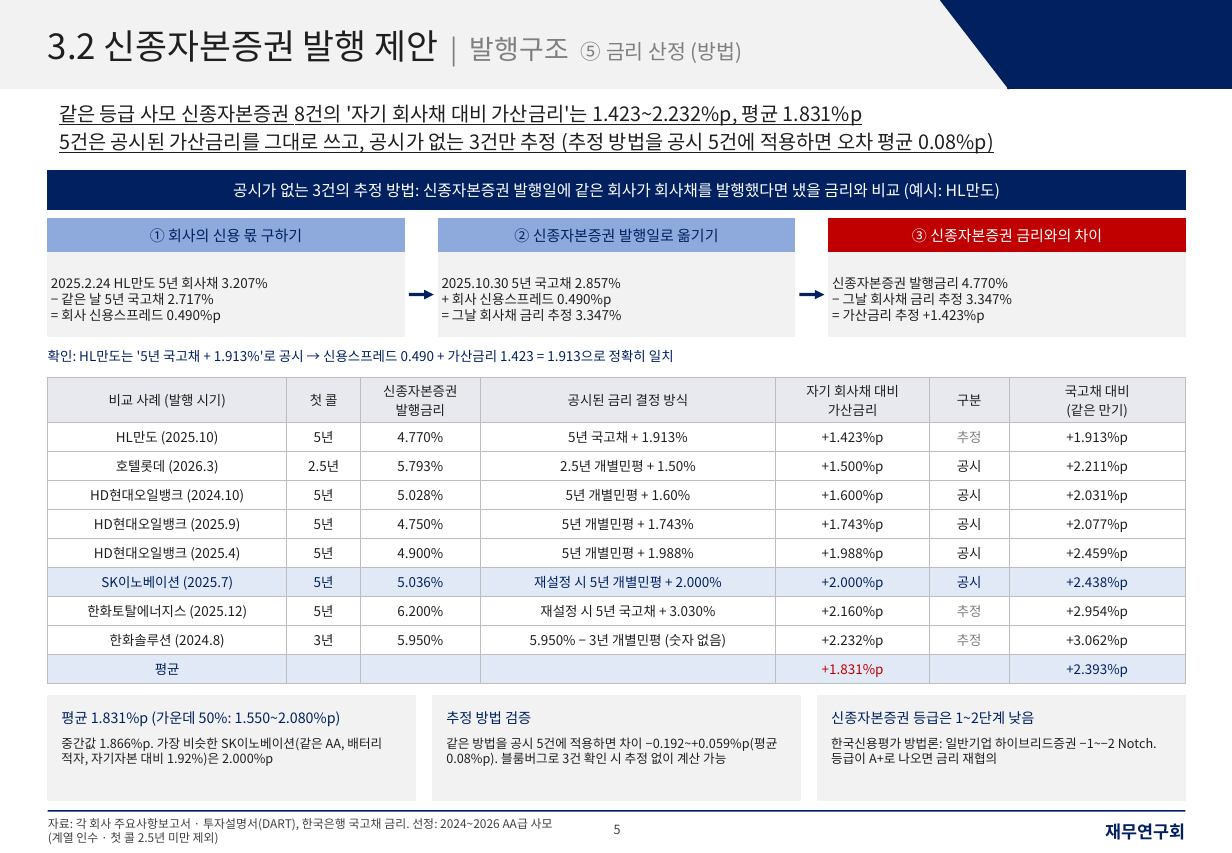
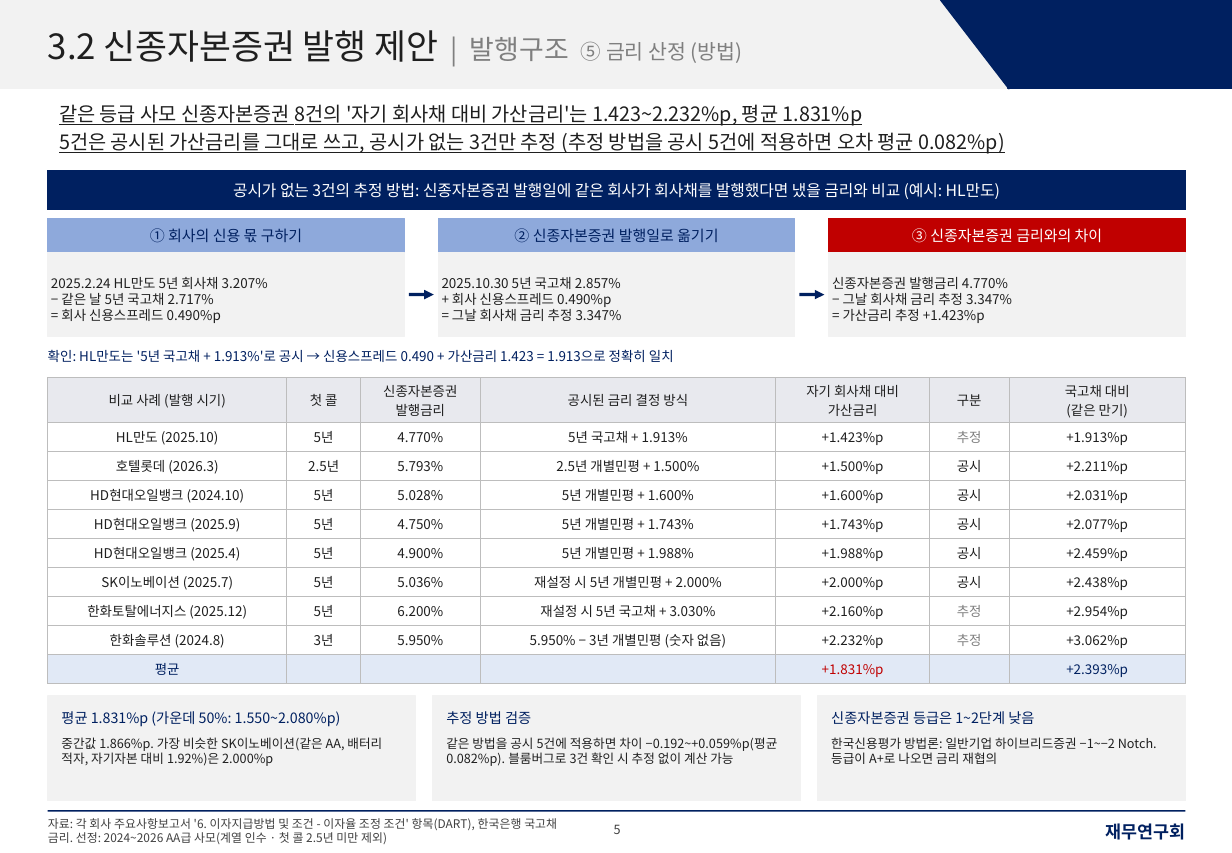
Before and after one commit to shy065542-rgb/SSHHYY, a slide deck: slide 5 of LGES_신종_발행구조_재무연구회양식.pptx. Drawn at 1232x853 pixels with LibreOffice and Linux fonts; fonts in the diff are those of the drawing. Boxes give left, top, right and bottom in pixels: in the first picture for what was removed or moved away, otherwise in the second. Text is boxed around its words. In the diff, an @@ line names an element or a change of style, - is before the commit and + after.

```diff
--- a/LGES_신종_발행구조_재무연구회양식.pptx
+++ b/LGES_신종_발행구조_재무연구회양식.pptx
@@ text at (x1=59, y1=132, x2=1004, y2=154): text changed @@
-5건은 공시된 가산금리를 그대로 쓰고, 공시가 없는 3건만 추정 (추정 방법을 공시 5건에 적용하면 오차 평균 0.08%p)
+5건은 공시된 가산금리를 그대로 쓰고, 공시가 없는 3건만 추정 (추정 방법을 공시 5건에 적용하면 오차 평균 0.082%p)
@@ table at (x1=48, y1=378, x2=1185, y2=681) @@
-row 3, column 4: 2.5년 개별민평 + 1.50%
+row 3, column 4: 2.5년 개별민평 + 1.500%
-row 4, column 4: 5년 개별민평 + 1.60%
+row 4, column 4: 5년 개별민평 + 1.600%
@@ fill #E1E9F6 to none in row 7 @@
@@ text colour #002060 to #1F1F1F in "SK이노베이션 (2025.7)", "5년", "5.036%", "재설정 시 5년 개별민평 + 2.000%" and 3 more places @@
@@ text at (x1=446, y1=737, x2=778, y2=766): text changed @@
-같은 방법을 공시 5건에 적용하면 차이 −0.192~+0.059%p(평균 0.08%p). 블룸버그로 3건 확인 시 추정 없이 계산 가능
+같은 방법을 공시 5건에 적용하면 차이 −0.192~+0.059%p(평균 0.082%p). 블룸버그로 3건 확인 시 추정 없이 계산 가능
@@ text at (x1=48, y1=818, x2=557, y2=844): text changed @@
-자료: 각 회사 주요사항보고서 · 투자설명서(DART), 한국은행 국고채 금리. 선정: 2024~2026 AA급 사모(계열 인수 · 첫 콜 2.5년 미만 제외)
+자료: 각 회사 주요사항보고서 '6. 이자지급방법 및 조건 - 이자율 조정 조건' 항목(DART), 한국은행 국고채 금리. 선정: 2024~2026 AA급 사모(계열 인수 · 첫 콜 2.5년 미만 제외)
```
Also in this commit, not shown: 2 other slides changed, 1 other file.
